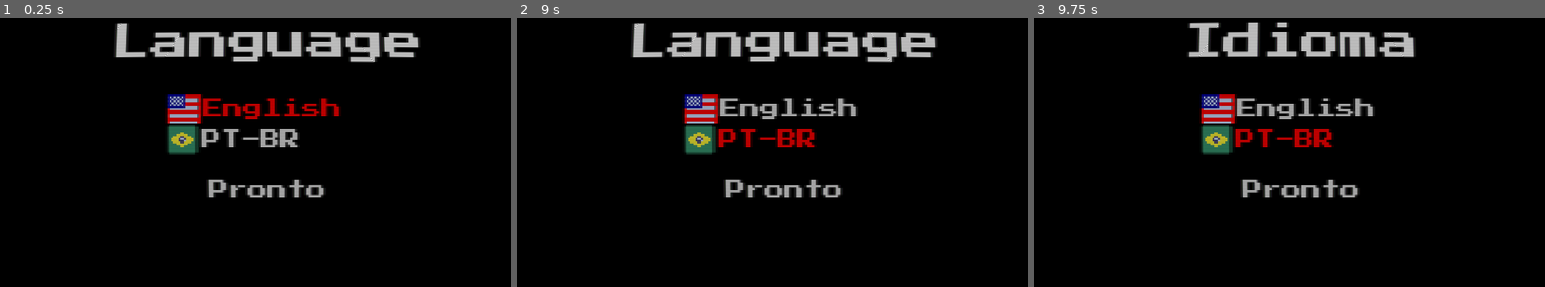
Above: before the commit, frames 1-3 (left to right).
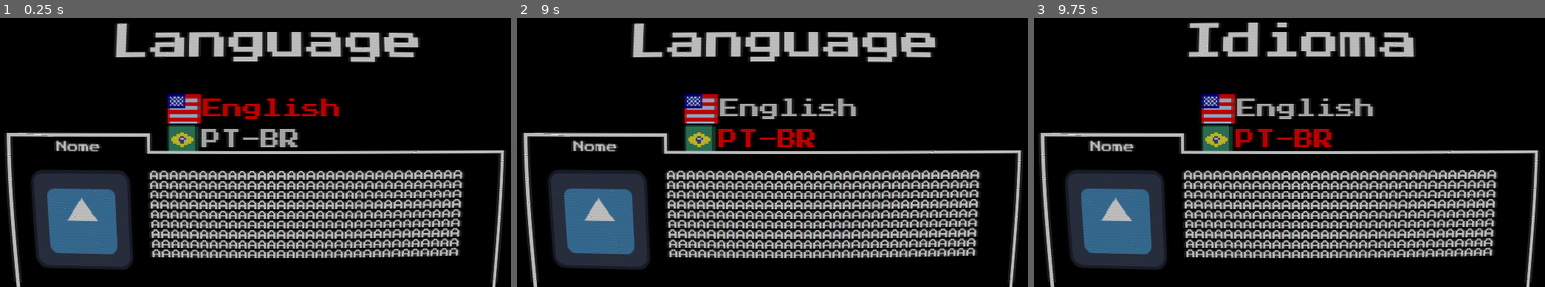
Above: after the commit, the same moments.

Repository: FarofaFaction/Criascript-Jam-Game
Game: Godot game, scene res://Interface/Menu/menu.tscn
Two runs of this game, one before a commit and one after it. Both use one fixed random seed, a clock stepped at 60 frames per second and the inputs below. The engine's default icon, where the game draws it, is replaced by a stand-in: a white triangle on a blue panel in a dark square.
Inputs:
- Up to frame 1 (0.25 s): no input
- Up to frame 2 (9 s): click "Start" at 0.5 s; click "Start" at 1.25 s; click "Start" at 2 s; click "Start" at 2.75 s; click "Resolution" at 3.5 s; click "English" at 4.25 s; click "PT-BR" at 5 s; click "Pronto" at 5.75 s; click "Settings" at 6.5 s; click "Language" at 7.25 s; tap Enter at 8 s; hold Right (ui_right) 8.03-8.78 s; tap E (Interact) at 8.1, 8.85 s; tap Space at 8.75 s; hold Down (ui_down) from 8.78 s (still down)
- Up to frame 3 (9.75 s): tap Enter at 9.5 s; release Down (ui_down) at 9.53 s; hold Right (ui_right) from 9.53 s (still down); hold Shift (Run) from 9.53 s (still down)

The runs differ from the first frame. In frame 1, 27% of the frame differs, in the area x 0-100%, y 42-100%; in frame 2, 27%; in frame 3, 27%.

Commit message:
update-dialog-screen

Diff:
--- a/Dialog/DialogSystem.gd
+++ b/Dialog/DialogSystem.gd
@@ -1,6 +1,5 @@
 extends Control
 
-class_name DialogScreen
 var _step: float = 0.02
 var _id: int = 0
 var data: Dictionary = {}
@@ -10,14 +9,13 @@
 @export var _dialog: RichTextLabel = null
 @export var _faceset: TextureRect = null
 
-
-# Called when the node enters the scene tree for the first time.
-func _ready():
-	_initialize_dialog()
-	get_tree().paused = true
-	pass # Replace with function body.
+func _ready() -> void:
+	print("maicou")
+	pass
 
 func _initialize_dialog():
+	if data.is_empty():
+		return
 	_name.text = data[_id]["title"]
 	_dialog.text = data[_id]["dialog"]
 	_faceset.texture = load(data[_id]["faceset"])
@@ -27,18 +25,31 @@
 			await get_tree().create_timer(_step).timeout
 		_dialog.visible_characters += 1
 		pass
-#Called every frame. 'delta' is the elapsed time since the previous frame.
-func _process(delta):
+
+func _process(delta: float) -> void:
+	if (visible):
+		_run_dialog(delta)
+	pass
+
+func start_dialog():
+	visible = true
+	get_tree().paused = true
+	pass
+
+func _run_dialog(delta: float) -> void:
 	if (Input.is_action_just_pressed("Interact") && _dialog.visible_ratio < 1):
 		_step = 0
 		return
 	if (Input.is_action_just_pressed("Interact")):
 		_id += 1
-		_step = 0.02
+		_step = 0.2 * delta
 		if (_id == data.size()):
-			queue_free()
-			#Global.on_cutscene = false
-			get_tree().paused = false
+			_finish_dialog()
 			return
 		_initialize_dialog()
 	pass
+
+func _finish_dialog():
+	queue_free()
+	get_tree().paused = false
+	pass
--- /dev/null
+++ b/Dialog/dialog_system.tscn
@@ -0,0 +1,150 @@
+[gd_scene load_steps=4 format=3 uid="uid://dnjl7rgdhs5bg"]
+
+[ext_resource type="Script" path="res://Dialog/DialogSystem.gd" id="1_wkovl"]
+[ext_resource type="FontFile" uid="uid://b572bvrcrok26" path="res://Fontes/Press_Start_2P/PressStart2P-Regular.ttf" id="2_2408k"]
+[ext_resource type="Texture2D" uid="uid://d0p74ybivffs7" path="res://icon.svg" id="3_jt31u"]
+
+[node name="DialogSystem" type="Control" node_paths=PackedStringArray("_name", "_dialog", "_faceset")]
+layout_mode = 3
+anchors_preset = 15
+anchor_right = 1.0
+anchor_bottom = 1.0
+grow_horizontal = 2
+grow_vertical = 2
+script = ExtResource("1_wkovl")
+_name = NodePath("CanvasLayer/DialogBox/Name/Label")
+_dialog = NodePath("CanvasLayer/DialogBox/TextPlace/Text")
+_faceset = NodePath("CanvasLayer/DialogBox/IconLeft")
+
+[node name="CanvasLayer" type="CanvasLayer" parent="."]
+
+[node name="DialogBox" type="Control" parent="CanvasLayer"]
+layout_mode = 3
+anchors_preset = 15
+anchor_right = 1.0
+anchor_bottom = 1.0
+grow_horizontal = 2
+grow_vertical = 2
+metadata/_edit_group_ = true
+
+[node name="NameBackground" type="Control" parent="CanvasLayer/DialogBox"]
+anchors_preset = 0
+offset_left = 124.0
+offset_top = 592.0
+offset_right = 568.0
+offset_bottom = 664.0
+metadata/_edit_group_ = true
+
+[node name="ColorRect" type="ColorRect" parent="CanvasLayer/DialogBox/NameBackground"]
+show_behind_parent = true
+layout_mode = 1
+anchors_preset = -1
+anchor_left = -0.0225225
+anchor_top = -0.138889
+anchor_right = 1.02252
+anchor_bottom = 1.13889
+offset_right = 3.05176e-05
+grow_horizontal = 2
+grow_vertical = 2
+metadata/_edit_use_anchors_ = true
+
+[node name="Background" type="Control" parent="CanvasLayer/DialogBox"]
+anchors_preset = 0
+offset_left = 124.0
+offset_top = 648.0
+offset_right = 1720.0
+offset_bottom = 1080.0
+metadata/_edit_group_ = true
+
+[node name="ColorRect" type="ColorRect" parent="CanvasLayer/DialogBox/Background"]
+layout_mode = 1
+anchors_preset = 15
+anchor_right = 1.0
+anchor_bottom = 1.0
+offset_left = -10.0
+offset_top = -10.0
+offset_right = 10.0
+grow_horizontal = 2
+grow_vertical = 2
+size_flags_horizontal = 3
+size_flags_vertical = 3
+
+[node name="ColorRect2" type="ColorRect" parent="CanvasLayer/DialogBox/Background"]
+layout_mode = 1
+anchors_preset = 15
+anchor_right = 1.0
+anchor_bottom = 1.0
+grow_horizontal = 2
+grow_vertical = 2
+size_flags_horizontal = 3
+size_flags_vertical = 3
+color = Color(0, 0, 0, 1)
+
+[node name="TextPlace" type="Control" parent="CanvasLayer/DialogBox"]
+layout_mode = 1
+anchors_preset = 15
+anchor_right = 1.0
+anchor_bottom = 1.0
+grow_horizontal = 2
+grow_vertical = 2
+metadata/_edit_group_ = true
+
+[node name="Text" type="RichTextLabel" parent="CanvasLayer/DialogBox/TextPlace"]
+layout_mode = 2
+offset_left = 576.0
+offset_top = 704.0
+offset_right = 1600.0
+offset_bottom = 1024.0
+theme_override_fonts/normal_font = ExtResource("2_2408k")
+theme_override_font_sizes/normal_font_size = 32
+text = "AAAAAAAAAAAAAAAAAAAAAAAAAAAAAAAAAAAAAAAAAAAAAAAAAAAAAAAAAAAAAAAAAAAAAAAAAAAAAAAAAAAAAAAAAAAAAAAAAAAAAAAAAAAAAAAAAAAAAAAAAAAAAAAAAAAAAAAAAAAAAAAAAAAAAAAAAAAAAAAAAAAAAAAAAAAAAAAAAAAAAAAAAAAAAAAAAAAAAAAAAAAAAAAAAAAAAAAAAAAAAAAAAAAAAAAAAAAAAAAAAAAAAAAAAAAAAAAAAAAAAAAAAAAAAAAAAAAAAAAAAAAAAAAA"
+fit_content = true
+
+[node name="VBoxContainer" type="VBoxContainer" parent="CanvasLayer/DialogBox/TextPlace"]
+layout_mode = 1
+anchors_preset = 15
+anchor_right = 1.0
+anchor_bottom = 1.0
+grow_horizontal = 2
+grow_vertical = 2
+
+[node name="Name" type="Control" parent="CanvasLayer/DialogBox"]
+anchors_preset = 0
+offset_left = 124.0
+offset_top = 592.0
+offset_right = 568.0
+offset_bottom = 664.0
+metadata/_edit_group_ = true
+
+[node name="Label" type="Label" parent="CanvasLayer/DialogBox/Name"]
+layout_mode = 1
+anchors_preset = 15
+anchor_right = 1.0
+anchor_bottom = 1.0
+grow_horizontal = 2
+grow_vertical = 2
+theme_override_fonts/font = ExtResource("2_2408k")
+theme_override_font_sizes/font_size = 36
+text = "	Nome"
+horizontal_alignment = 1
+vertical_alignment = 1
+
+[node name="ColorRect2" type="ColorRect" parent="CanvasLayer/DialogBox/Name/Label"]
+show_behind_parent = true
+layout_mode = 1
+anchors_preset = 15
+anchor_right = 1.0
+anchor_bottom = 1.0
+grow_horizontal = 2
+grow_vertical = 2
+color = Color(0, 0, 0, 1)
+
+[node name="IconLeft" type="TextureRect" parent="CanvasLayer/DialogBox"]
+layout_mode = 0
+offset_left = 187.0
+offset_top = 704.0
+offset_right = 512.0
+offset_bottom = 1032.0
+texture = ExtResource("3_jt31u")
+expand_mode = 1
+stretch_mode = 4
--- a/Interface/Pause/in_game_pause.gd
+++ b/Interface/Pause/in_game_pause.gd
@@ -3,6 +3,8 @@
 const PauseMenu := "res://Interface/Pause/pause_options.tscn"
 # Called every frame. 'delta' is the elapsed time since the previous frame.
 func _process(_delta: float) -> void:
+	if DialogSystem.visible:
+		return
 	if Input.is_action_just_pressed("ui_cancel"):
 		if (get_tree().paused == true):
 			remove_childs()
--- a/Objects/CanvasLayer.tscn
+++ b/Objects/CanvasLayer.tscn
@@ -55,82 +55,4 @@
 
 [node name="InGamePause" parent="." instance=ExtResource("4_ab67x")]
 
-[node name="DialogSystem" type="Control" parent="."]
-layout_mode = 3
-anchors_preset = 15
-anchor_right = 1.0
-anchor_bottom = 1.0
-grow_horizontal = 2
-grow_vertical = 2
-
-[node name="Background" type="Control" parent="DialogSystem"]
-anchors_preset = 0
-offset_left = 504.0
-offset_top = 656.0
-offset_right = 1392.0
-offset_bottom = 968.0
-
-[node name="ColorRect" type="ColorRect" parent="DialogSystem/Background"]
-layout_mode = 1
-anchors_preset = 15
-anchor_right = 1.0
-anchor_bottom = 1.0
-grow_horizontal = 2
-grow_vertical = 2
-size_flags_horizontal = 3
-size_flags_vertical = 3
-color = Color(0, 0, 0, 1)
-
-[node name="TextPlace" type="Control" parent="DialogSystem"]
-anchors_preset = 0
-offset_left = 640.0
-offset_top = 712.0
-offset_right = 1240.0
-offset_bottom = 928.0
-
-[node name="VBoxContainer" type="VBoxContainer" parent="DialogSystem/TextPlace"]
-layout_mode = 2
-offset_left = -40.0
-offset_right = 656.0
-offset_bottom = 216.0
-grow_horizontal = 2
-grow_vertical = 2
-
-[node name="Label" type="RichTextLabel" parent="DialogSystem/TextPlace/VBoxContainer"]
-layout_mode = 2
-theme_override_fonts/normal_font = ExtResource("2_75npj")
-theme_override_font_sizes/normal_font_size = 32
-text = "Com está caixa de Dialogo eu  te Chamo de Amigo, agradeço a  curiosidade de vir aqui fuçar  Meu Codigo."
-fit_content = true
-
-[node name="Name" type="Control" parent="DialogSystem"]
-anchors_preset = 0
-offset_left = 560.0
-offset_top = 616.0
-offset_right = 792.0
-offset_bottom = 688.0
-
-[node name="Label" type="Label" parent="DialogSystem/Name"]
-layout_mode = 1
-anchors_preset = 15
-anchor_right = 1.0
-anchor_bottom = 1.0
-grow_horizontal = 2
-grow_vertical = 2
-theme_override_fonts/font = ExtResource("2_75npj")
-theme_override_font_sizes/font_size = 36
-text = "Name"
-horizontal_alignment = 1
-vertical_alignment = 1
-
-[node name="ColorRect" type="ColorRect" parent="DialogSystem/Name/Label"]
-show_behind_parent = true
-layout_mode = 1
-anchors_preset = 15
-anchor_right = 1.0
-anchor_bottom = 1.0
-grow_horizontal = 2
-grow_vertical = 2
-color = Color(0, 0, 0, 1)
-
 [node name="CRTShader" parent="." instance=ExtResource("5_7b262")]
--- a/project.godot
+++ b/project.godot
@@ -21,6 +21,7 @@
 Global="*res://Scripts/global.gd"
 Transition="*res://Interface/Transition/Transition.tscn"
 GlobalTimer="*res://Scripts/timer.gd"
+DialogSystem="*res://Dialog/dialog_system.tscn"
 
 [dialogic]
 
